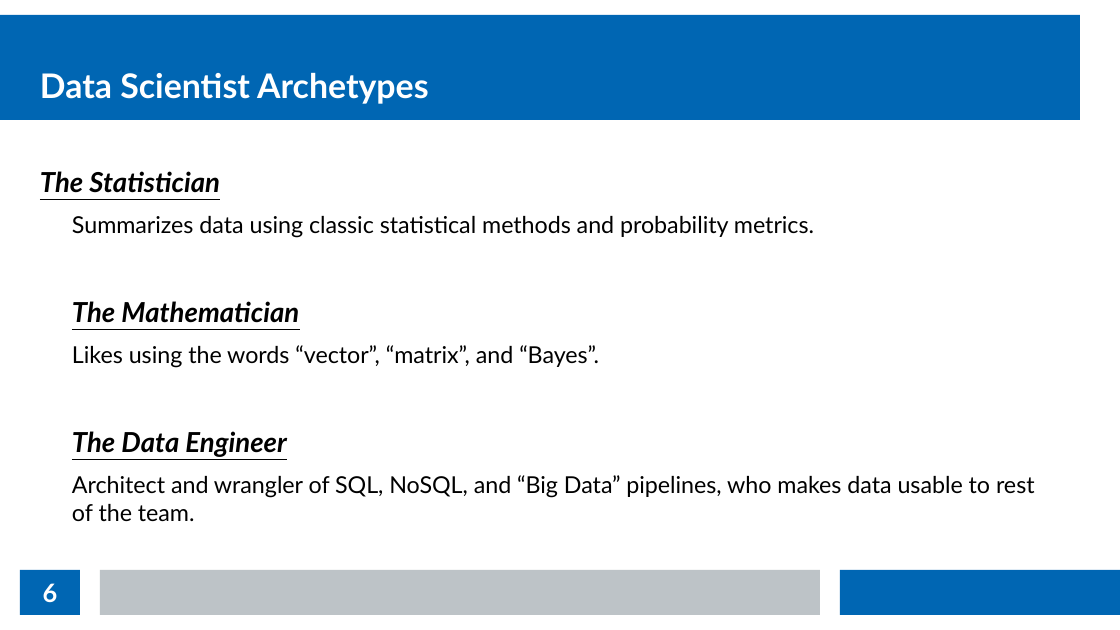
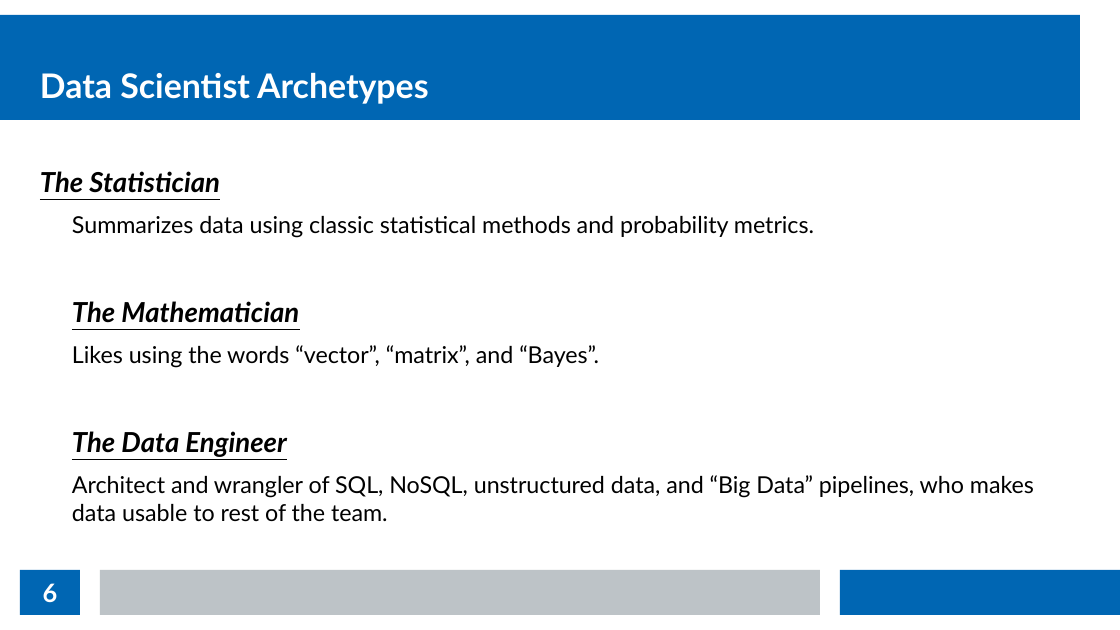
Before and after one commit to thomasnield/kotlin_data_science_talk_ChicagoJUG, a slide deck: slide 6 of kotlin_data_science_talk_chijug_slides.odp. Drawn at 1120x630 pixels with LibreOffice and Linux fonts; fonts in the diff are those of the drawing. Boxes give left, top, right and bottom in pixels: in the first picture for what was removed or moved away, otherwise in the second. Text is boxed around its words. In the diff, an @@ line names an element or a change of style, - is before the commit and + after.

```diff
--- a/kotlin_data_science_talk_chijug_slides.odp
+++ b/kotlin_data_science_talk_chijug_slides.odp
@@ text at box(72, 475, 1034, 522): text changed @@
-  Architect and wrangler of SQL, NoSQL, and “Big Data” pipelines, who makes data usable to rest of the team.
+  Architect and wrangler of SQL, NoSQL, unstructured data, and “Big Data” pipelines, who makes data usable to rest of the team.
```
Also in this commit, not shown: 8 other slides changed, 2 slides added.
